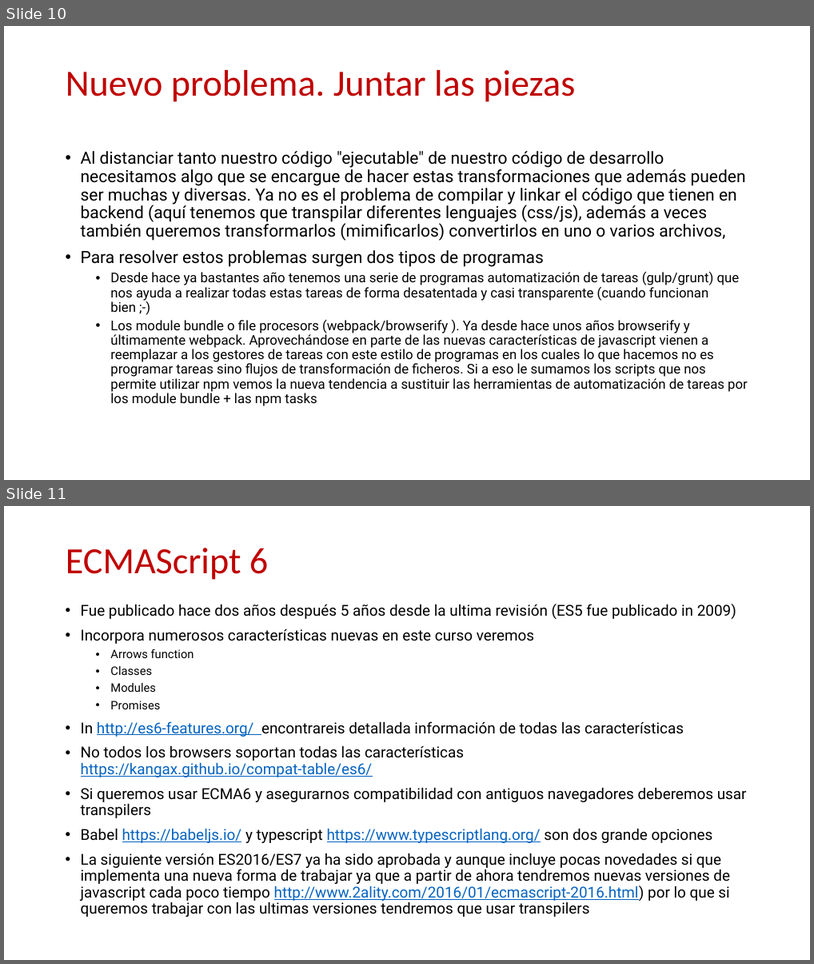
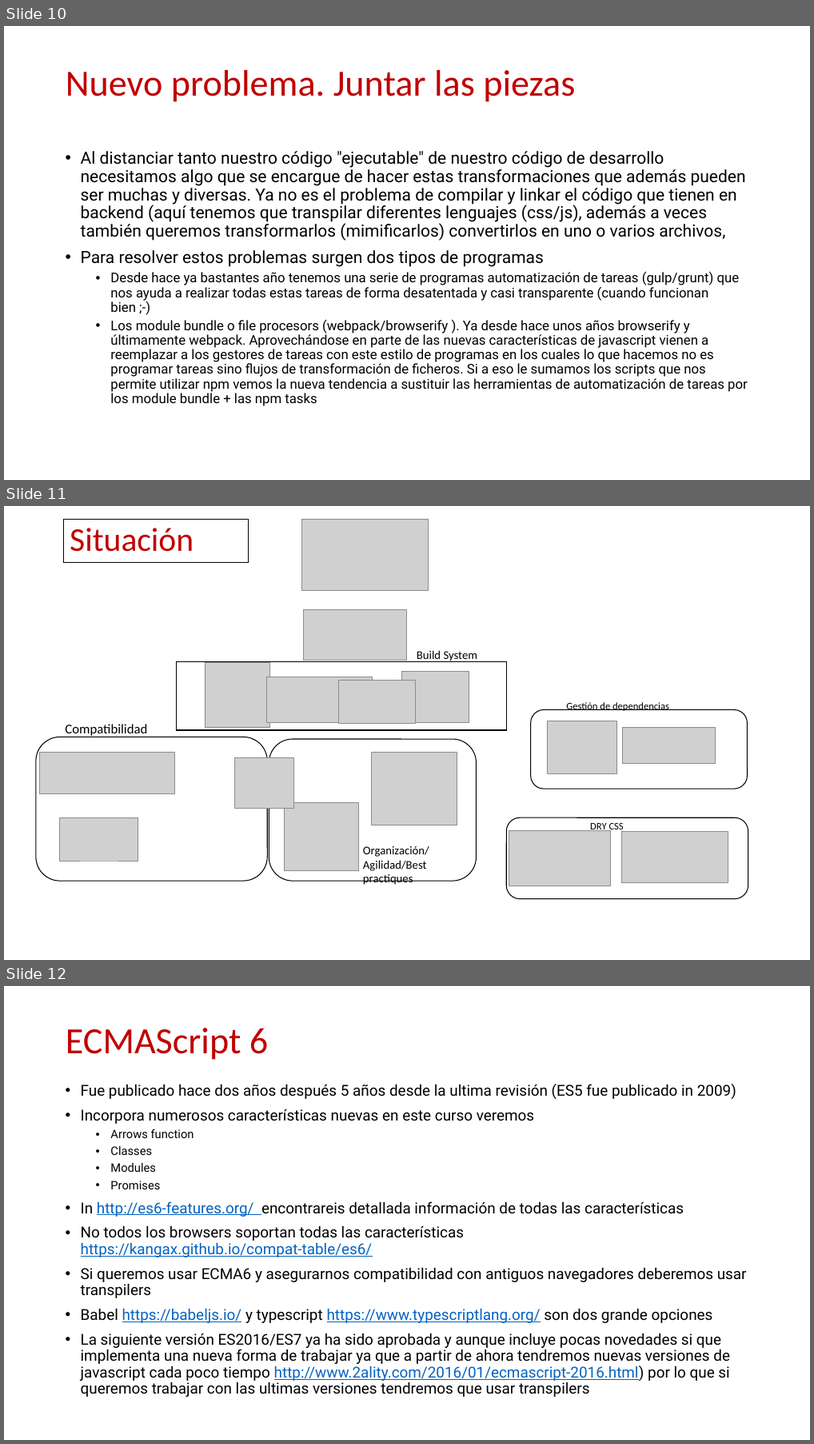
Before and after one commit to Robert-Freire/Introduction, a slide deck: resume.pptx. Shown one above the other, each under a label of ours: slides 10 and 11 before the commit, slides 10, 11 and 12 after it. The pictures are 814x964 and 814x1444 pixels, drawn with LibreOffice and Linux fonts; fonts in the diff are those of the drawing; grey boxes stand for pictures; background and template pictures are left out. Boxes give left, top, right and bottom in pixels: in the first picture for what was removed or moved away, otherwise in the second. Text is boxed around its words. In the diff, an @@ line names an element or a change of style, - is before the commit and + after.

Commit message:
Situacion actual dibujo

```diff
--- a/resume.pptx
+++ b/resume.pptx
@@ slide 11 added at (4,506,810,960), background #FFFFFF @@
@@ title added at (64,520,249,562), outline #000000 1 pt, 39.6 pt, text #C00000 @@
+Situación
@@ picture added at (302,520,428,590) @@
@@ group added at (60,609,749,899): 13 pictures, 4 texts, 3 rounded rectangles, 1 rectangle @@
+Build System
+Compatibilidad
+DRY CSS
+Gestión de dependencias
@@ rounded rectangle added at (36,736,268,880), fill #FFFFFF, outline #000000 1 pt @@
@@ picture added at (40,752,175,793) @@
@@ text added at (363,846,430,884), 14 pt, text #000000 @@
+Organización/Agilidad/Best practiques
@@ what was slide 11 is now slide 12 @@
```
